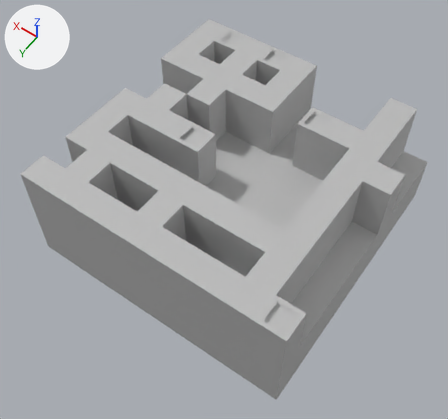
The FBX model Assets/fbx/world_06/lvl_602/Territorio6_lvl2_base 1.fbx: old version first, new version second.
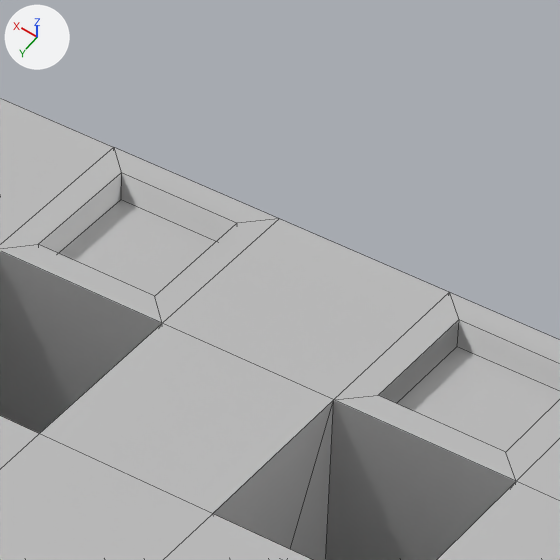
Old and new are each drawn whole from a 50 mm lens placed at (-0.84, 1.363, 2.254), pointed at (0.178, -0.062, 0.015) and again close up on the part from 48% to 64% of the width and 2% to 19% of the height. Every picture has the same lights, and +X, +Y and +Z are marked at upper left. The close-ups show mesh edges as thin lines. Where no turn or scale is listed for an object, it has been applied to the vertices. Vertices at the same position are counted once.

The scene before the commit, as lines of its bpy script (objects in view):
```python
me_mesh = bpy.data.meshes.new('Mesh')
me_mesh.from_pydata(...)  # 303 vertices, 464 faces; spans x -0.64..0.641, y -0.649..0.65, z -0.26..0.26
me_mesh.materials.append(mat_lambert5)  # grey #bcbcbc
# before: 188 (0.256, -0.649, 0.26) at pixel (449, 292), 189 (0.384, -0.649, 0.26) at pixel (279, 218), 207 (0.257, -0.52, 0.26) at pixel (333, 399), 208 (0.384, -0.52, 0.26) at pixel (162, 323)
ob_t6_2 = bpy.data.objects.new('t6_2', me_mesh)
ob_t6_2.location = (0.1734, -0.1696, 0.0811)
```
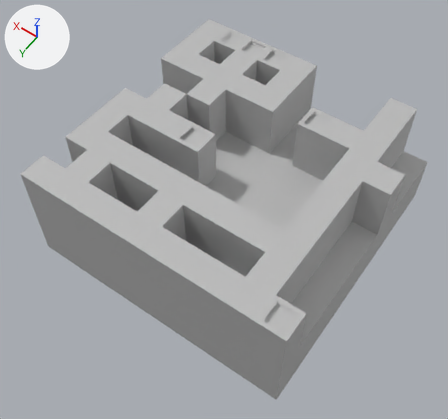
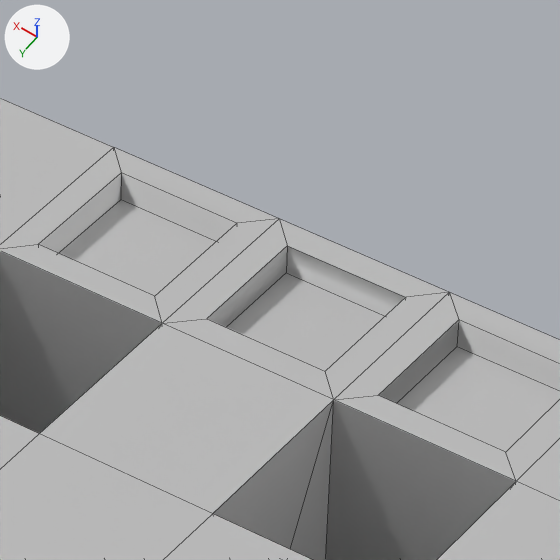
Location of each change, (x1, y1, x2, y2) in pixels of the close-ups (560 x 560 px):
part 1 of me_mesh, built on
    both: (163, 219, 449, 400)

Patch to the scene script:
```diff
--- a/Assets/fbx/world_06/lvl_602/Territorio6_lvl2_base 1.fbx.py
+++ b/Assets/fbx/world_06/lvl_602/Territorio6_lvl2_base 1.fbx.py
@@ me_mesh @@
 me_mesh.from_pydata(...)  # 303 vertices, 464 faces; spans x -0.64..0.641, y -0.649..0.65, z -0.26..0.26
 # used by ob_t6_2; location = (0.1734, -0.1696, 0.0811)
 # verts and faces of me_mesh; kept vertices keep their numbers, new ones are numbered from 303
+# me_mesh part 1
+delete_faces([(188, 189, 208, 207)])
+verts[303] = (0.276, -0.63, 0.26)  # pixel (405, 297)
+verts[304] = (0.276, -0.54, 0.26)  # pixel (325, 371)
+verts[305] = (0.276, -0.63, 0.24)
+verts[306] = (0.276, -0.54, 0.24)
+for new, old in zip([*range(307, 311)], [*range(303, 307)]): verts[new] = verts[old] + (0.089, 0.0, 0.0)
+faces += [(305, 309, 310, 306), (188, 189, 307, 303), (189, 208, 308, 307), (207, 304, 308, 208), (188, 303, 304, 207), (303, 307, 309, 305)]
+faces += [(307, 308, 310, 309), (304, 306, 310, 308), (303, 305, 306, 304)]
 me_mesh.materials.append(mat_lambert5)
```
